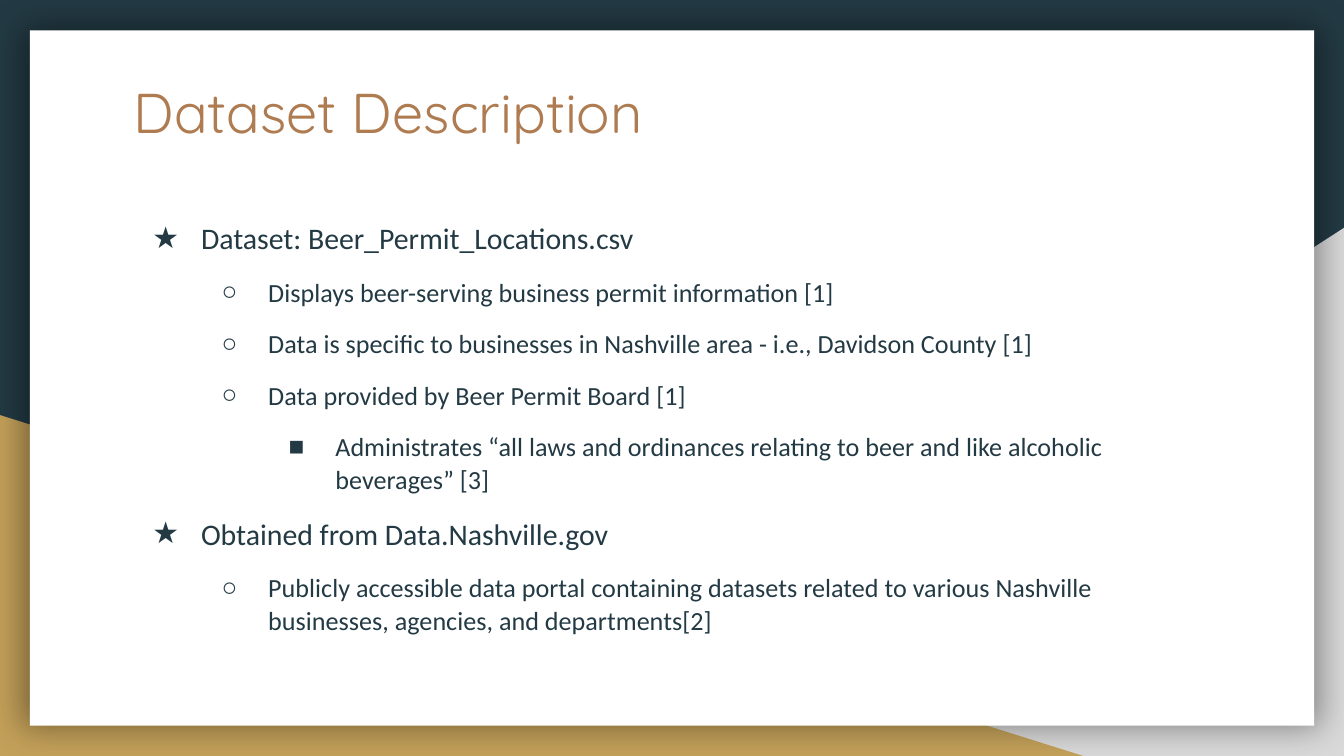
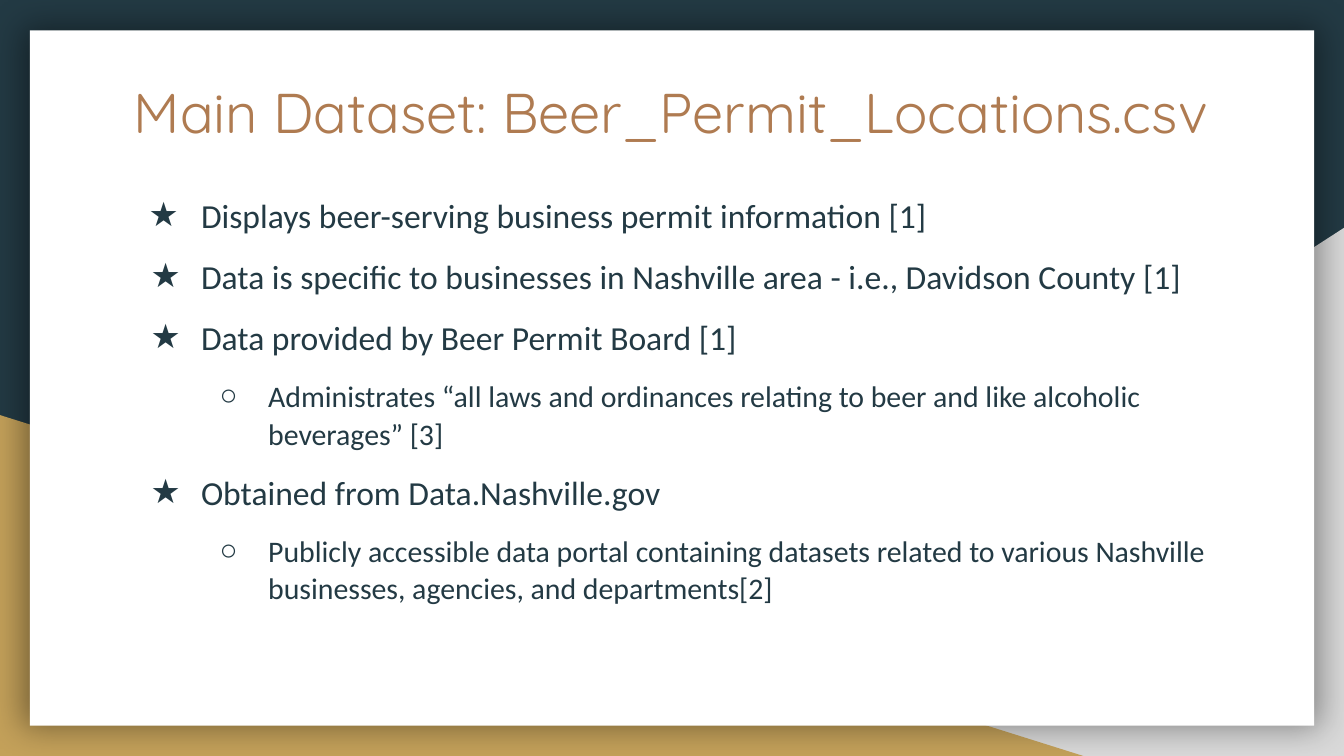
Before and after one commit to HannaKim4673/Beer_Restaurant_Success, a slide deck: slide 3 of Beer Restaurant Success.pptx. Drawn at 1344x756 pixels with LibreOffice and Linux fonts; fonts in the diff are those of the drawing; background and template pictures are left out. Boxes give left, top, right and bottom in pixels: in the first picture for what was removed or moved away, otherwise in the second. Text is boxed around its words. In the diff, an @@ line names an element or a change of style, - is before the commit and + after.

```diff
--- a/Beer Restaurant Success.pptx
+++ b/Beer Restaurant Success.pptx
@@ title at [134,94,1208,142]: text changed @@
-Dataset Description
+Main Dataset: Beer_Permit_Locations.csv
@@ text "Displays beer-serving business permit information ...": place and size @@
-text "Displays beer-serving business permit information ..." at [201,228,1102,635]
+text "Displays beer-serving business permit information ..." at [201,203,1205,604]
@@ text "Displays beer-serving business permit information ..." at [201,203,1205,604]: size 14 to 18 pt in "Displays beer-serving business permit information [1]", "Data is specific to businesses in Nashville ...", "Data provided by Beer Permit Board [1]"; size 14 to 16 pt in "Administrates “all laws and ordinances relating to ...", "Publicly accessible data portal containing datasets related ..."; size 16 to 18 pt in "Obtained from Data.Nashville.gov"; bullet ○ to ★; list level 2 to 1 in "Displays beer-serving business permit information ..."; list level 2 to 1 in "Data is specific to businesses ..."; list level 2 to 1 in "Data provided by Beer Permit ..."; bullet ■ to ○; list level 3 to 2 in "Administrates “all laws and ordinances ..."; indent changed @@
@@ text at [201,228,633,253]: paragraph removed @@
-★ Dataset: Beer_Permit_Locations.csv
```
Also in this commit, not shown: 9 other slides changed, 9 slides added, 7 slides removed.
